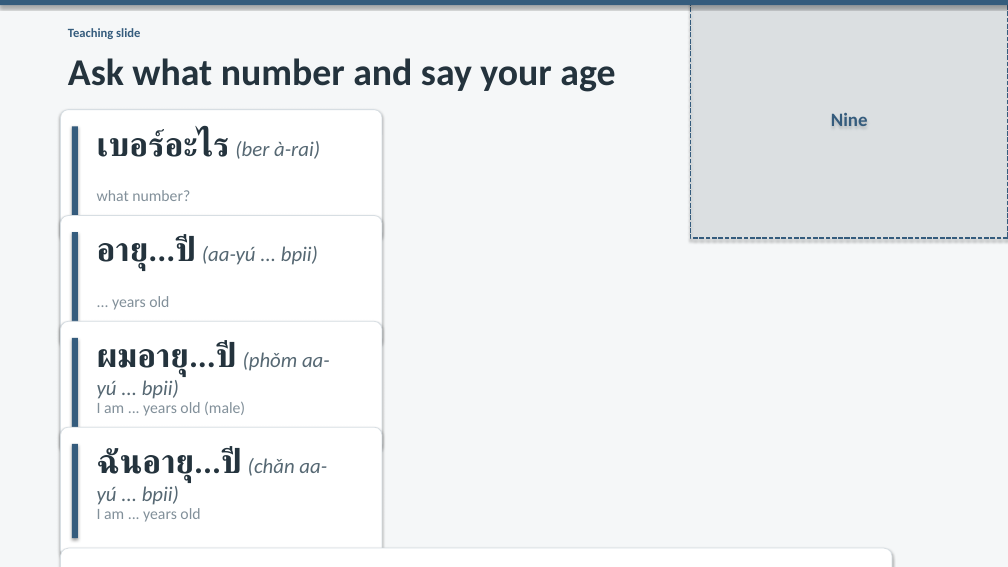
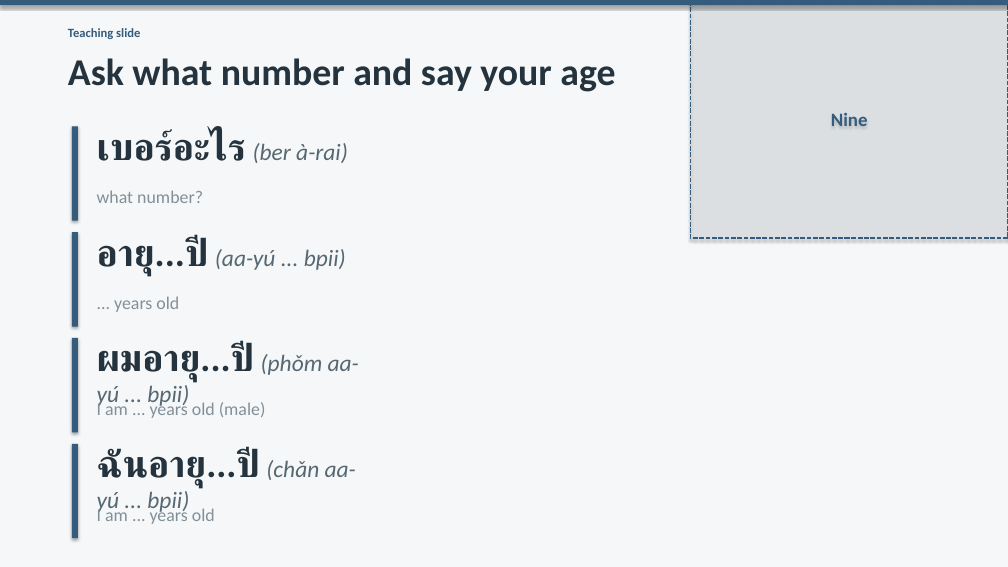
Before and after one commit to OTFTCS/thai-nine, a slide deck: slide 5 of course/modules/M01/L004/M01-L004-canva-deck.pptx. Drawn at 1008x567 pixels with LibreOffice and Linux fonts; fonts in the diff are those of the drawing. Boxes give left, top, right and bottom in pixels: in the first picture for what was removed or moved away, otherwise in the second. Text is boxed around its words. In the diff, an @@ line names an element or a change of style, - is before the commit and + after.

```diff
--- a/course/modules/M01/L004/M01-L004-canva-deck.pptx
+++ b/course/modules/M01/L004/M01-L004-canva-deck.pptx
@@ rounded rectangle removed at [60,110,382,240] @@
@@ text "เบอร์อะไร (ber à-rai)" at [97,130,348,163]: size 32 to 36 pt in "เบอร์อะไร"; size 19.8 to 22.3 pt in "(ber à-rai)" @@
@@ rounded rectangle removed at [60,216,382,346] @@
@@ text "อายุ...ปี (aa-yú ... bpii)" at [97,236,346,276]: size 32 to 36 pt in "อายุ...ปี"; size 19.8 to 22.3 pt in "(aa-yú ... bpii)" @@
@@ rounded rectangle removed at [60,321,382,451] @@
@@ text "ผมอายุ...ปี (phǒm aa-yú ... bpii)" at [97,342,359,410]: size 32 to 36 pt in "ผมอายุ...ปี"; size 19.8 to 22.3 pt in "(phǒm aa-yú ... bpii)" @@
@@ rounded rectangle removed at [60,427,382,557] @@
@@ text "ฉันอายุ...ปี (chǎn aa-yú ... bpii)" at [97,448,356,515]: size 32 to 36 pt in "ฉันอายุ...ปี"; size 19.8 to 22.3 pt in "(chǎn aa-yú ... bpii)" @@
@@ size 15 to 17 pt in 4 elements at [97,190,203,203], [114,296,179,312], [97,400,266,418], [97,506,215,524] @@
@@ rounded rectangle removed at [60,548,892,567] @@
```
Also in this commit, not shown: 8 other slides changed, 3 other files.
